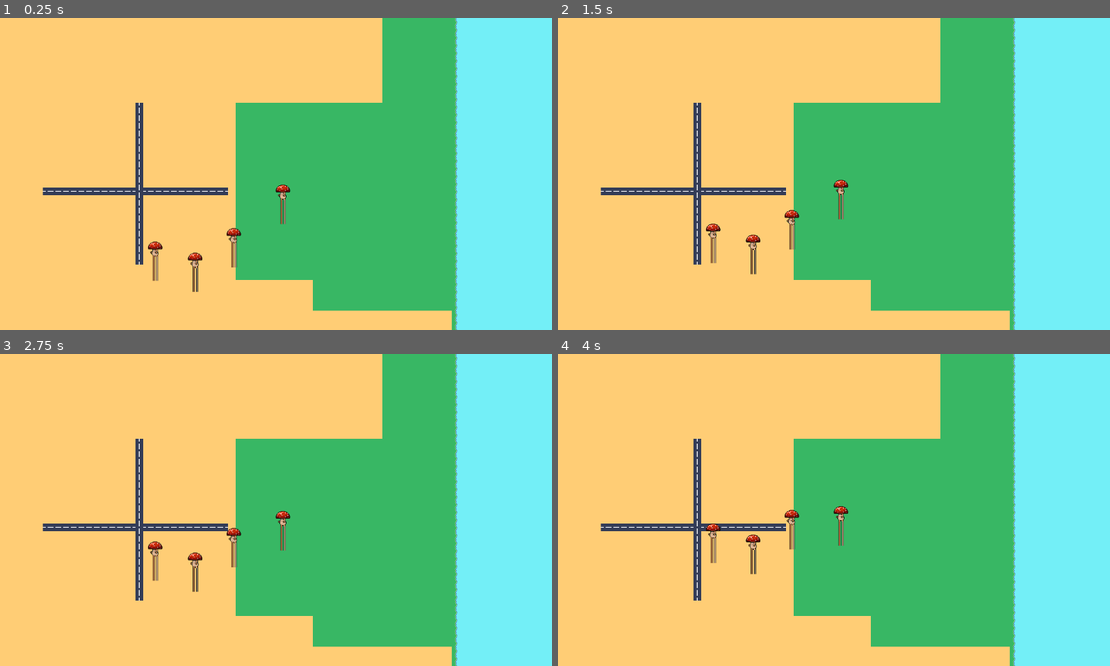
Above: before the commit, frames 1-4 (two rows, left to right).
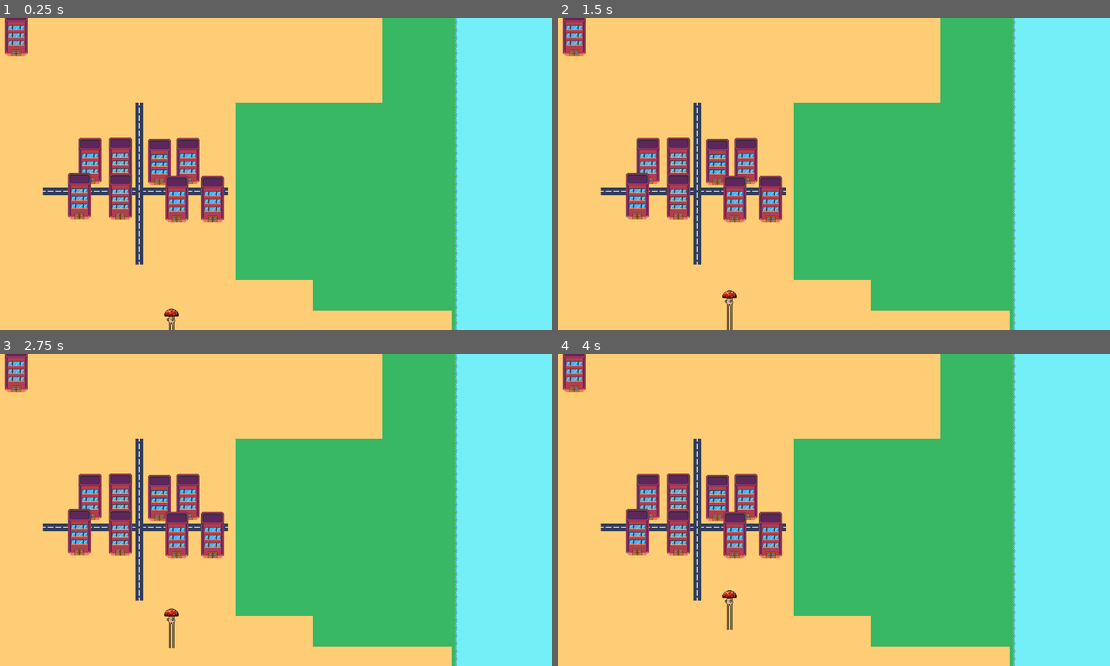
Above: after the commit, the same moments.

Repository: tichaelmurvey/big-monster-eats-city
Game: Godot game, scene res://scenes/game_root.tscn
The game is run twice, just before and just after one commit, with the same random seed, the same clock (stepped at 60 frames per second) and the same inputs. Before the commit the project starts from res://game_root.tscn.
Inputs:
- Up to frame 1 (0.25 s): no input
- Up to frame 2 (1.5 s): no input
- Up to frame 3 (2.75 s): no input
- Up to frame 4 (4 s): no input

The runs differ from the first frame. In frame 1, 5.9% of the frame differs, in the area x 0-53%, y 0-100%; in frame 2, 5.9%; in frame 3, 5.9%, in the area x 0-53%, y 0-95%; in frame 4, 5.9%.

Commit message:
restructure folders

Diff:
--- a/project.godot
+++ b/project.godot
@@ -14,3 +14,8 @@
 run/main_scene="uid://b57opu40lbe34"
 config/features=PackedStringArray("4.5", "Forward Plus")
 config/icon="res://icon.svg"
+
+[rendering]
+
+textures/canvas_textures/default_texture_filter=0
+2d/snap/snap_2d_transforms_to_pixel=true
--- /dev/null
+++ b/scenes/buildings/building.gd
@@ -0,0 +1,16 @@
+extends StaticBody2D
+@export var hit_points = 10
+@export var destroyed = false
+# Called when the node enters the scene tree for the first time.
+func _ready() -> void:
+	pass # Replace with function body.
+
+func get_hit(dmg : float) -> void:
+	hit_points -= dmg
+	if hit_points <= 0:
+		hit_points = 0
+		destroyed = true
+
+# Called every frame. 'delta' is the elapsed time since the previous frame.
+func _process(delta: float) -> void:
+	pass
--- /dev/null
+++ b/scenes/buildings/building.tscn
@@ -0,0 +1,21 @@
+[gd_scene load_steps=5 format=3 uid="uid://d0k1f06wshs7t"]
+
+[ext_resource type="Script" uid="uid://defilva36ovjq" path="res://scenes/buildings/building.gd" id="1_2yopf"]
+[ext_resource type="Texture2D" uid="uid://bmb1d4q3v1cev" path="res://assets/CP_V1.0.4.png" id="1_5j34s"]
+
+[sub_resource type="RectangleShape2D" id="RectangleShape2D_bxsma"]
+size = Vector2(48, 33)
+
+[sub_resource type="AtlasTexture" id="AtlasTexture_lkrbl"]
+atlas = ExtResource("1_5j34s")
+region = Rect2(31.31792, 31.353867, 49.194126, 97.12744)
+
+[node name="building" type="StaticBody2D"]
+script = ExtResource("1_2yopf")
+
+[node name="CollisionShape2D" type="CollisionShape2D" parent="."]
+position = Vector2(0, 25.5)
+shape = SubResource("RectangleShape2D_bxsma")
+
+[node name="Sprite2D" type="Sprite2D" parent="."]
+texture = SubResource("AtlasTexture_lkrbl")
--- a/mushroom.tscn
+++ b/scenes/enemies/mushroom.tscn
@@ -1,7 +1,7 @@
 [gd_scene load_steps=6 format=3 uid="uid://cx3mr1sx8bqke"]
 
 [ext_resource type="Texture2D" uid="uid://c3hjxw7miy5ul" path="res://assets/mushroom/Mushroom-Idle.png" id="1_gvsd5"]
-[ext_resource type="Script" uid="uid://dxdojrkq6y7hi" path="res://mushroom.gd" id="2_ke5i0"]
+[ext_resource type="Script" uid="uid://dxdojrkq6y7hi" path="res://scenes/enemies/mushroom.gd" id="2_ke5i0"]
 
 [sub_resource type="CapsuleShape2D" id="CapsuleShape2D_pl5ep"]
 radius = 5.0
@@ -14,7 +14,7 @@
 atlas = ExtResource("1_gvsd5")
 region = Rect2(24, 31, 36.616196, 82.64517)
 
-[node name="CharacterBody2D" type="CharacterBody2D"]
+[node name="mushroom" type="CharacterBody2D"]
 script = ExtResource("2_ke5i0")
 
 [node name="CollisionShape2D" type="CollisionShape2D" parent="."]
--- a/game_root.tscn
+++ b/scenes/game_root.tscn
@@ -1,7 +1,8 @@
-[gd_scene load_steps=3 format=4 uid="uid://b57opu40lbe34"]
+[gd_scene load_steps=4 format=4 uid="uid://b57opu40lbe34"]
 
-[ext_resource type="TileSet" uid="uid://b7hxkttro1ccg" path="res://assets/tilesets/city.tres" id="1_xj5yv"]
-[ext_resource type="PackedScene" uid="uid://cx3mr1sx8bqke" path="res://mushroom.tscn" id="2_pjpa4"]
+[ext_resource type="TileSet" uid="uid://b7hxkttro1ccg" path="res://assets/tilesets/city.tres" id="1_uebra"]
+[ext_resource type="PackedScene" uid="uid://cx3mr1sx8bqke" path="res://scenes/enemies/mushroom.tscn" id="2_jb3nc"]
+[ext_resource type="PackedScene" uid="uid://d0k1f06wshs7t" path="res://scenes/buildings/building.tscn" id="3_iusj4"]
 
 [node name="game_root" type="Node2D"]
 metadata/_edit_lock_ = true
@@ -12,21 +13,38 @@
 
 [node name="terrain" type="TileMapLayer" parent="map"]
 tile_map_data = PackedByteArray("AAABAAEAAAAQADIAAAABAAIAAAAQADIAAAACAAIAAAAQADIAAAACAAMAAAAQADIAAAACAAQAAAAQADIAAAADAA …(47152 unchanged characters)…
-tile_set = ExtResource("1_xj5yv")
+tile_set = ExtResource("1_uebra")
 
 [node name="roads" type="TileMapLayer" parent="map"]
 tile_map_data = PackedByteArray("AAAGABYAAAAFACYAAAAHABYAAAAFACYAAAAIABYAAAAFACYAAAAJABYAAAAFACYAAAAKABYAAAAFACYAAAALAB …(624 unchanged characters)…
-tile_set = ExtResource("1_xj5yv")
+tile_set = ExtResource("1_uebra")
 
-[node name="Sprite2D" parent="." instance=ExtResource("2_pjpa4")]
-position = Vector2(414, 536)
+[node name="mushroom" parent="." instance=ExtResource("2_jb3nc")]
+position = Vector2(365, 652)
 
-[node name="Sprite2D2" parent="." instance=ExtResource("2_pjpa4")]
-position = Vector2(331, 513)
+[node name="building" parent="." instance=ExtResource("3_iusj4")]
+position = Vector2(40, 30)
 
-[node name="Sprite2D3" parent="." instance=ExtResource("2_pjpa4")]
-position = Vector2(494, 485)
+[node name="building2" parent="." instance=ExtResource("3_iusj4")]
+position = Vector2(337, 298)
 
-[node name="Sprite2D4" parent="." instance=ExtResource("2_pjpa4")]
-position = Vector2(596, 389)
-SPEED = 8
+[node name="building3" parent="." instance=ExtResource("3_iusj4")]
+position = Vector2(396, 296)
+
+[node name="building4" parent="." instance=ExtResource("3_iusj4")]
+position = Vector2(256, 295)
+
+[node name="building5" parent="." instance=ExtResource("3_iusj4")]
+position = Vector2(193, 296)
+
+[node name="building6" parent="." instance=ExtResource("3_iusj4")]
+position = Vector2(256, 370)
+
+[node name="building7" parent="." instance=ExtResource("3_iusj4")]
+position = Vector2(171, 369)
+
+[node name="building8" parent="." instance=ExtResource("3_iusj4")]
+position = Vector2(373, 375)
+
+[node name="building9" parent="." instance=ExtResource("3_iusj4")]
+position = Vector2(447, 375)
Not shown, added: scenes/buildings/building.gd.uid
Renamed: mushroom.gd -> scenes/enemies/mushroom.gd
Renamed: mushroom.gd.uid -> scenes/enemies/mushroom.gd.uid
